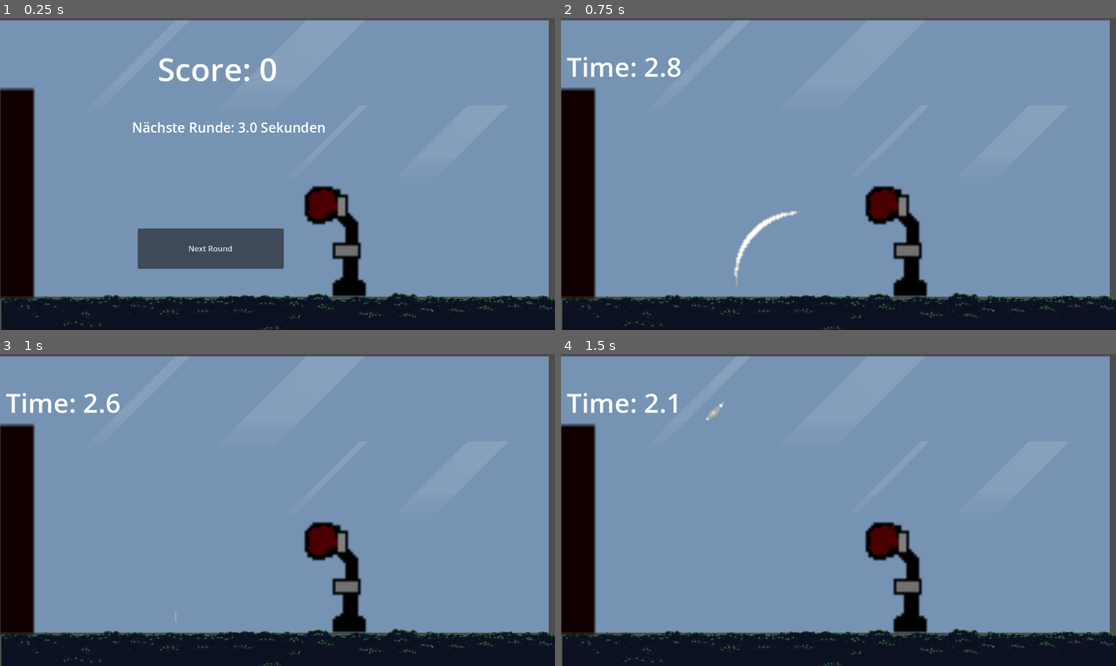
Above: before the commit, frames 1-4 (two rows, left to right).
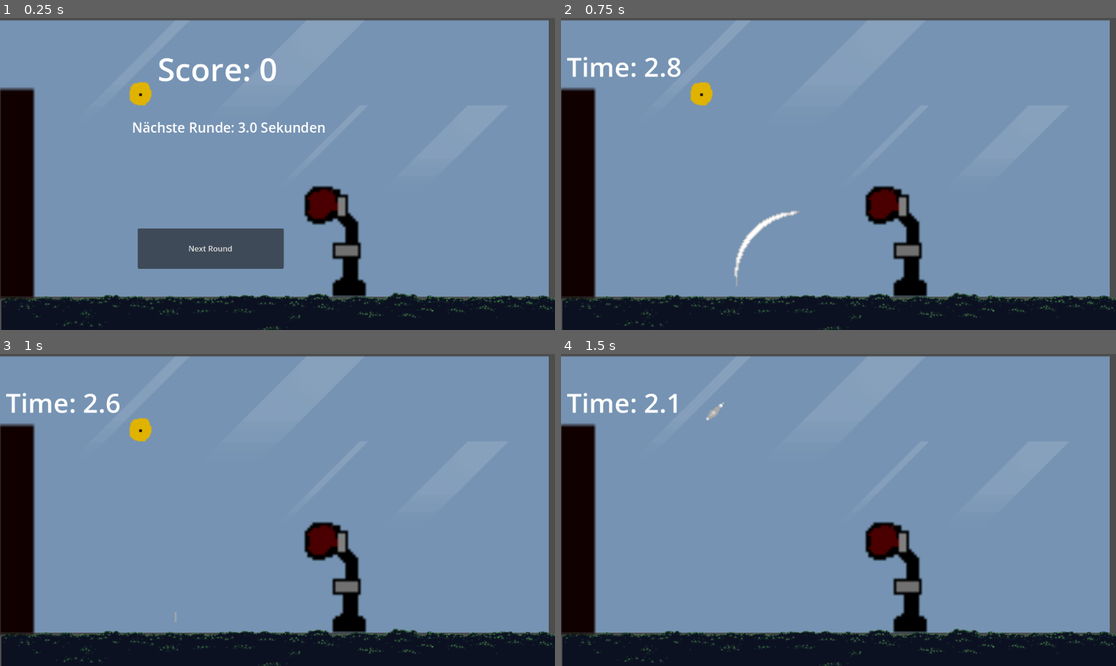
Above: after the commit, the same moments.

Repository: HaMeiAltVergessen/FingerFist
Game: Godot game, scene res://scenes/Game.tscn
Same seed, same stepped clock (60 frames per second), same inputs: the game is played once before the commit and once after it.
Inputs (mouse positions are in pixels of both pictures, inside the frame that each line leads up to):
- Up to frame 1 (0.25 s): no input
- Up to frame 2 (0.75 s): click "Next Round" at 0.5 s
- Up to frame 3 (1 s): no input
- Up to frame 4 (1.5 s): move the mouse to (694, 428) at 1.27 s; click (694, 428) at 1.42 s

The runs differ from the first frame. In frame 1, 0.3% of the frame differs, in the area x 23-28%, y 20-29%; in frame 2, 0.3%; in frame 3, 0.3%; in frame 4, nothing differs.

Commit message:
Hierarchie gefixt

Diff:
--- a/scenes/Game.tscn
+++ b/scenes/Game.tscn
@@ -31,6 +31,10 @@
 
 [node name="Background" type="CanvasLayer" parent="."]
 
+[node name="Area2D" parent="Background" instance=ExtResource("2_attvq")]
+z_index = 1
+position = Vector2(254, 117)
+
 [node name="ClickFeedback" parent="Background" instance=ExtResource("2_g4kob")]
 z_index = 100
 z_as_relative = false
@@ -211,10 +215,6 @@
 offset_bottom = 386.0
 text = "Shop"
 
-[node name="Area2D" parent="." instance=ExtResource("2_attvq")]
-z_index = 1
-position = Vector2(254, 117)
-
 [connection signal="timeout" from="GameTimer" to="." method="_on_game_timer_timeout"]
 [connection signal="pressed" from="EndScreen/RetryButton" to="." method="_on_retry_pressed"]
 [connection signal="pressed" from="EndScreen/ShopButton" to="." method="_on_shop_pressed"]
